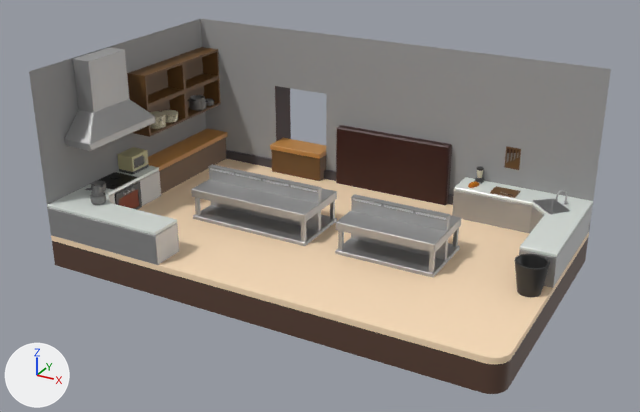
The FBX model Assets/Imports/CuisineModel.fbx as it was, and as the next commit left it.
Both versions are drawn from a 50 mm lens placed at (11.56, -21.1, 11.44), pointed at (-0.02, -0.05, 0.91). Every picture has the same lights, and +X, +Y and +Z are marked at lower left. The first picture is the older version. Vertices at exactly the same position are counted once.

The older version as bpy lines, for what is in view:
```python
mat_m_inox = principled_material('m_inox')
mat_m_inox.base_color = (0.498, 0.498, 0.498)  # grey #bbbbbb
mat_m_inox.metallic = 1.0
mat_m_inox.roughness = 0.588
me_plane_009 = bpy.data.meshes.new('Plane.009')
me_plane_009.from_pydata(...)  # 7186 vertices, 6249 faces; spans x -7.0..7.0, y -4.0..5.0, z -1.0..5.0
me_plane_009.materials.append(mat_m_inox)  # grey #bbbbbb
me_plane_009.materials.append(mat_m_underfloor)  # brown #594034
me_plane_009.materials.append(mat_m_wood)  # orange #c28845
me_plane_009.materials.append(mat_m_mahogany)  # dark red #340d06
me_plane_009.materials.append(mat_m_smooth_black)  # dark grey #3a3a3a
me_plane_009.materials.append(mat_m_smooth_metal)  # grey #919191
me_plane_009.materials.append(mat_m_wood_dark)  # brown #694a25
me_plane_009.materials.append(mat_m_countertop)  # light grey #dee4de
me_plane_009.materials.append(mat_m_walls)  # grey #9d9d9d
me_plane_009.materials.append(mat_m_plinth)  # dark grey #4a464a
me_plane_009.materials.append(mat_m_oven_window)  # brown #51291d
me_plane_009.materials.append(mat_m_microwave)  # beige #bfb88d
me_plane_009.materials.append(mat_m_dark_gray)  # dark grey #3c3c3c
me_plane_009.materials.append(mat_m_handles)  # black #201d27
me_plane_009.materials.append(mat_m_bread)  # brown #b26208
me_plane_009.materials.append(mat_m_inbread)  # orange #f2b63e
me_plane_009.materials.append(mat_m_offwhite)  # pale yellow #e4dcc1
me_plane_009.materials.append(mat_m_bin)  # black #282828
me_plane_009.materials.append(mat_m_white)  # white #ffffff
me_plane_009.materials.append(mat_m_floor)  # beige #ffe2be
ob_cuisine = bpy.data.objects.new('Cuisine', me_plane_009)
ob_cuisine.location = (0.0, 0.0, 0.0)
```
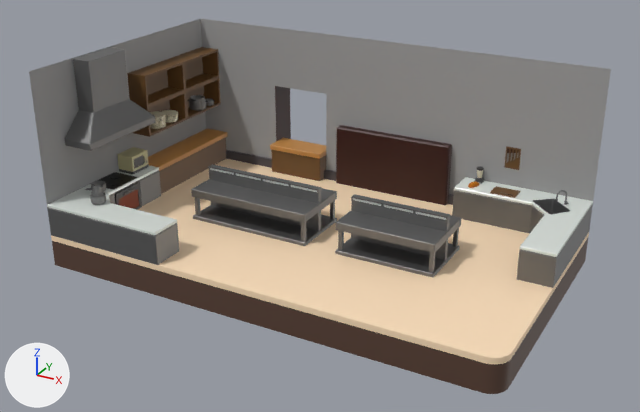
Commit message: cuisine + poubelle + note

Changed parts and their boxes [x1, y1, x2, y2] in the pictures (640 x 412 px):
'Cuisine', reshaped
    both: [29, 19, 611, 394]
part 1 of me_plane_009, deleted
    before: [515, 254, 550, 297]

The edits, one by one:
Material 'm_inox' (mat_m_inox) changes colour from grey #bbbbbb to grey #848484; in linear values from (0.498, 0.498, 0.498) to (0.232, 0.232, 0.232).
me_plane_009 is used by ob_cuisine; location (0.0, 0.0, 0.0).
me_plane_009 had 7186 vertices, 6249 faces and spanned x -7.0..7.0, y -4.0..5.0, z -1.0..5.0.
me_plane_009 now has 6994 vertices, 6087 faces and spans x -7.0..7.0, y -4.0..5.0, z -1.0..5.0.
me_plane_009 part 1: the loose piece of 192 vertices spanning x 6.05..6.95, y -0.95..-0.05, z 0.0..0.9 is deleted.
me_plane_009 no longer uses material mat_m_bin (black #282828).
